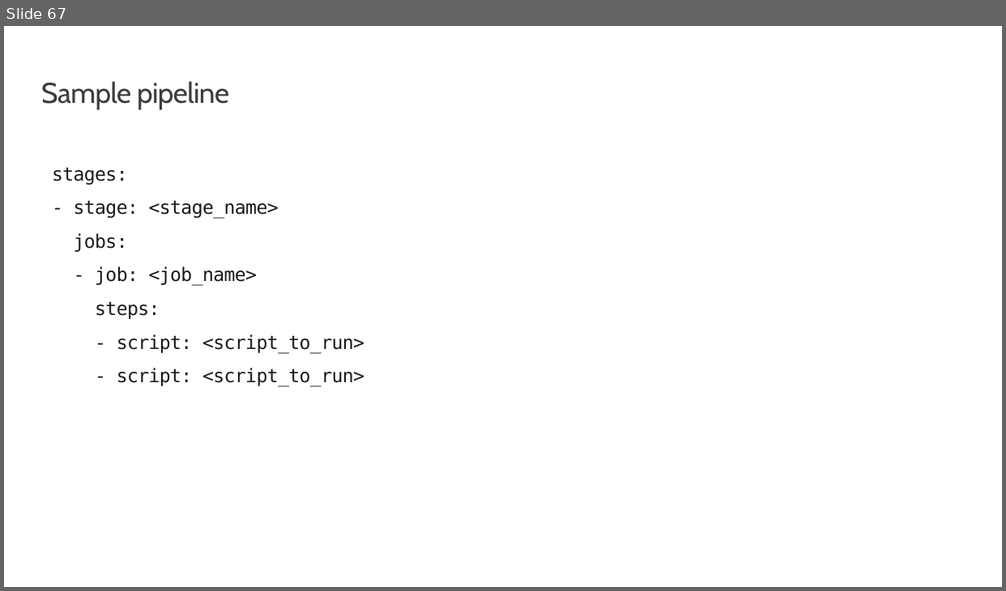
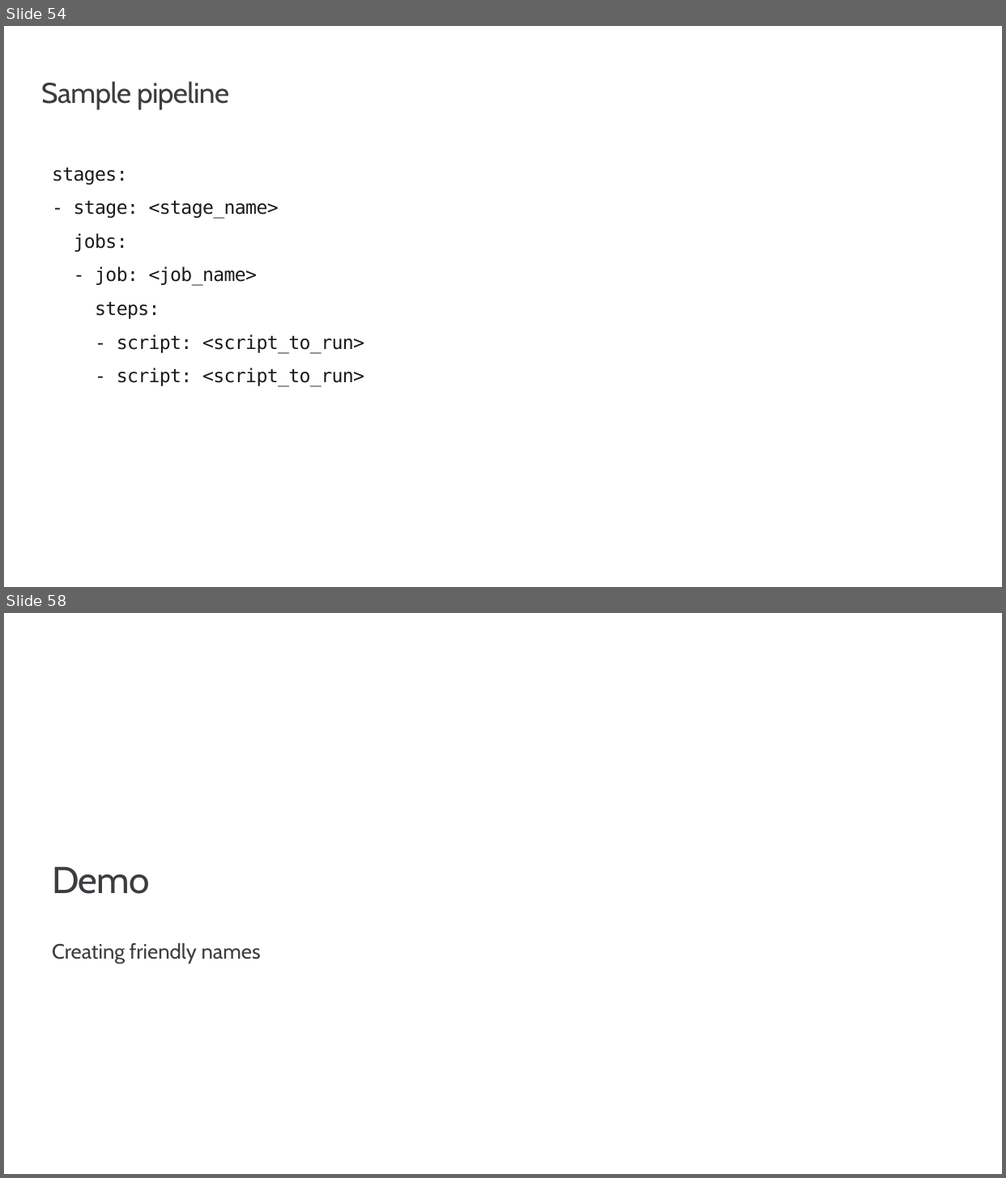
Before and after one commit to msusdev/Azure-pipelines-with-GitHub, a slide deck: Presentations/Introduction to Azure Pipelines/Introduction to Azure Pipelines.pptx. Shown one above the other, each under a label of ours: slide 67 before the commit, slides 54 and 58 after it; the slides between them are not shown. The pictures are 1006x591 and 1006x1178 pixels, drawn with LibreOffice and Linux fonts; fonts in the diff are those of the drawing; background and template pictures are left out. Boxes give left, top, right and bottom in pixels: in the first picture for what was removed or moved away, otherwise in the second. Text is boxed around its words. In the diff, an @@ line names an element or a change of style, - is before the commit and + after.

```diff
--- a/Presentations/Introduction to Azure Pipelines/Introduction to Azure Pipelines.pptx
+++ b/Presentations/Introduction to Azure Pipelines/Introduction to Azure Pipelines.pptx
@@ slide 58 added at bbox=[4, 613, 1002, 1174], background #FFFFFF @@
@@ title added at bbox=[52, 867, 150, 894], 36 pt, text #3C3C41 @@
+Demo
@@ text added at bbox=[52, 943, 261, 964], 20 pt, text #3C3C41 @@
+Creating friendly names
@@ what was slide 67 is now slide 54 @@
```
Also in this commit, not shown: 7 slides changed, 5 other slides added.
